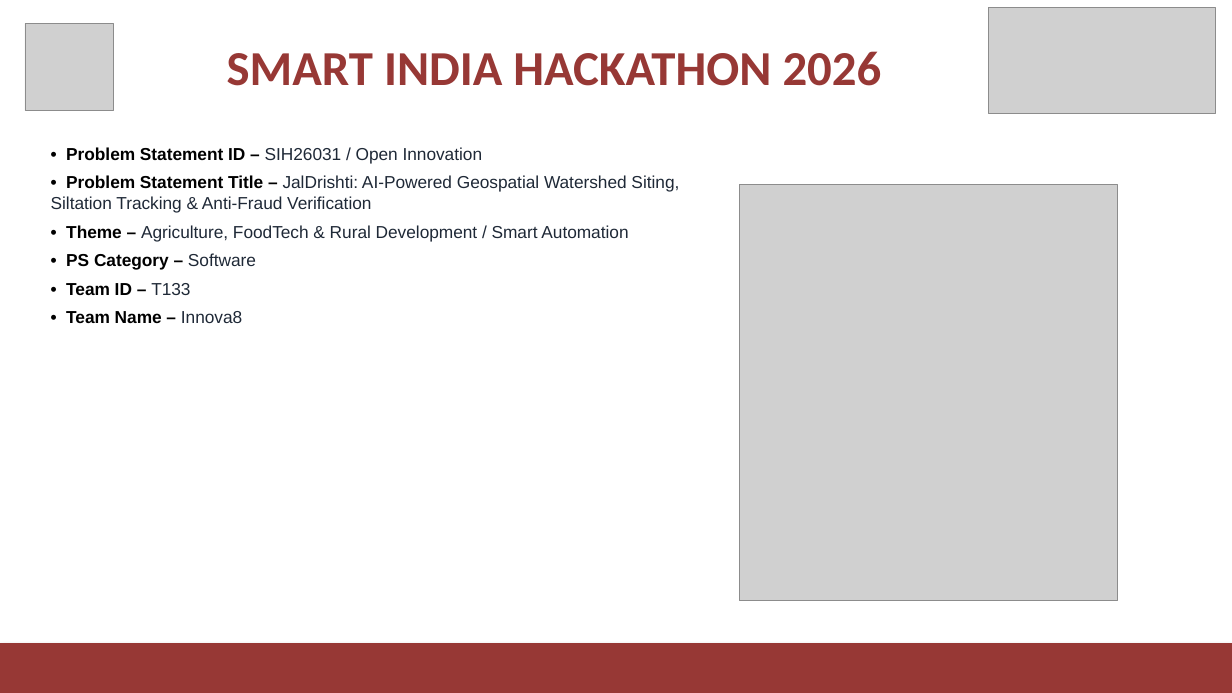
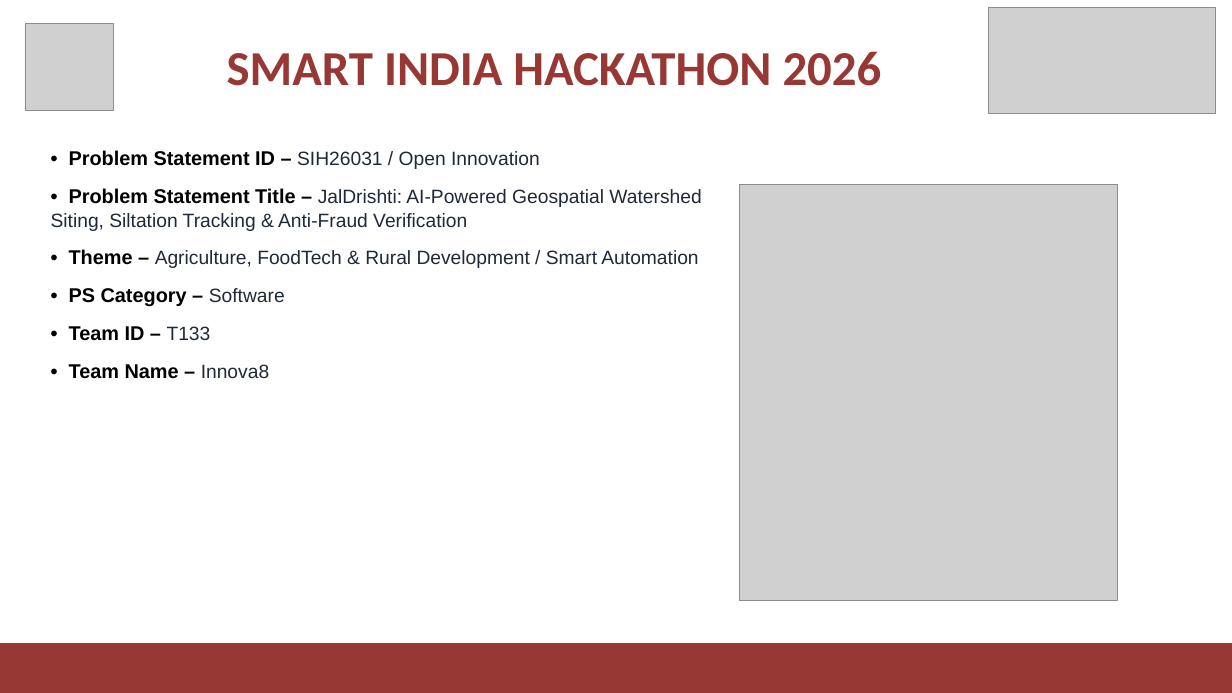
Before and after one commit to 12karthikpra-dev/JalDhristi, a slide deck: slide 1 of JalDrishti_SIH2026_Presentation_Final.pptx. Drawn at 1232x693 pixels with LibreOffice and Linux fonts; fonts in the diff are those of the drawing; grey boxes stand for pictures. Boxes give left, top, right and bottom in pixels: in the first picture for what was removed or moved away, otherwise in the second. Text is boxed around its words. In the diff, an @@ line names an element or a change of style, - is before the commit and + after.

```diff
--- a/JalDrishti_SIH2026_Presentation_Final.pptx
+++ b/JalDrishti_SIH2026_Presentation_Final.pptx
@@ text "• Problem Statement ID – ..." at [51,150,701,379]: size 13.5 to 15.5 pt in "• Problem Statement ID –", "• Problem Statement Title –", "• Theme –", "• PS Category –" and 2 more places; size 13.5 to 15 pt in "SIH26031 / Open Innovation", "JalDrishti: AI-Powered Geospatial Watershed Siting, Siltatio ...", "Agriculture, FoodTech & Rural Development / Smart ...", "Software" and 2 more places; more space between paragraphs @@
```
Also in this commit, not shown: 5 other slides changed, 2 other files.
